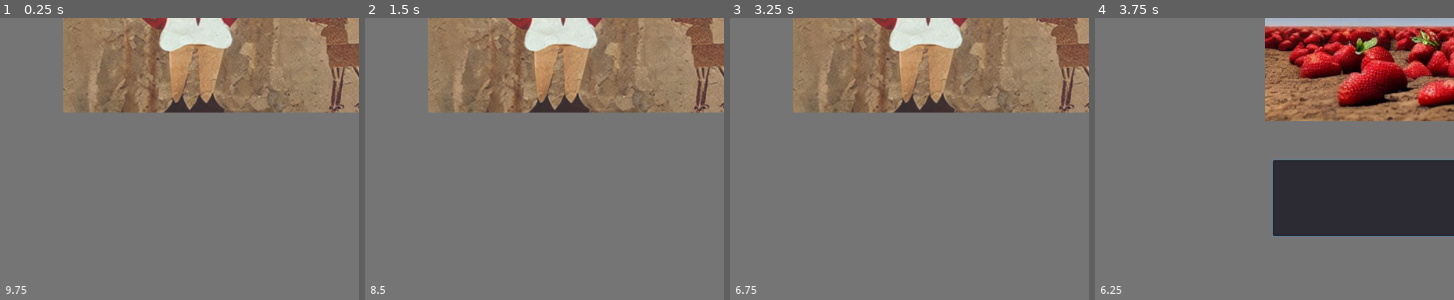
Above: before the commit, frames 1-4 (left to right).
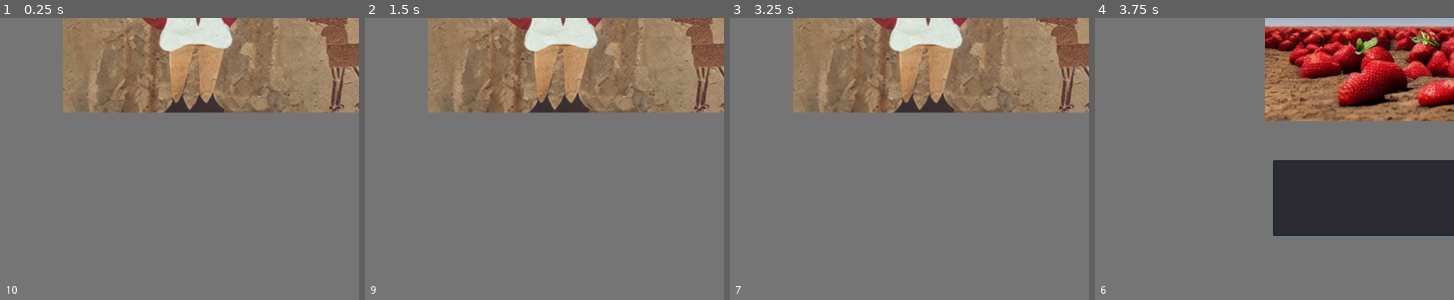
Above: after the commit, the same moments.

Repository: Aidturith/ld51_every_10_seconds
Game: Godot game, scene res://scenes/Game.tscn
Same seed, same stepped clock (60 frames per second), same inputs: the game is played once before the commit and once after it.
Inputs (mouse positions are % of the whole screen's width and height, from its top left):
- Up to frame 1 (0.25 s): no input
- Up to frame 2 (1.5 s): click (47, 82) at 0.52 s; type "12" at 0.6 s; click "Next stage" at 1.25 s
- Up to frame 3 (3.25 s): click "Next stage" at 2 s; click "Next stage" at 2.75 s
- Up to frame 4 (3.75 s): tap Enter (ui_accept) at 3.5 s; move the mouse to (79, 48) at 3.52 s; click (79, 48) at 3.67 s
The pictures show only the part of the screen within x 0-50%, y 50-100%; the shares and areas given below are measured in that part.

The runs differ from the first frame. In frame 1, less than 0.1% of the frame differs, in the area x 1-8%, y 95-98%; in frame 2, less than 0.1%; in frame 3, less than 0.1%; in frame 4, less than 0.1%.

Commit message:
Center window and round timer

Diff:
--- a/src/scenes/TickingClock.tscn
+++ b/src/scenes/TickingClock.tscn
@@ -5,6 +5,10 @@
 [node name="TickingClock" type="Control"]
 anchor_right = 1.0
 anchor_bottom = 1.0
+margin_left = 2.0
+margin_top = 1.0
+margin_right = 2.0
+margin_bottom = 1.0
 script = ExtResource( 1 )
 
 [node name="Label" type="Label" parent="."]
--- a/src/scripts/Game.gd
+++ b/src/scripts/Game.gd
@@ -7,6 +7,7 @@
 func _ready():
 	print("load game")
 	randomize()
+	center_window()
 	self.images = load_images("res://assets/sd")
 	var image_a = pick_image()
 	var image_b = pick_image()
@@ -35,6 +36,11 @@
 	$Scenes/Choosing.enable()
 	$Scenes/Choosing.init(picks)
 	$UI/TickingClock/Timer.start()
+
+func center_window():
+	var screen_size = OS.get_screen_size()
+	var window_size = OS.get_window_size()
+	OS.set_window_position(screen_size*0.5 - window_size*0.5)
 
 func load_images(path: String):
 	var scene = load("res://scenes/ImagePrompt.tscn")
--- a/src/scripts/TickingClock.gd
+++ b/src/scripts/TickingClock.gd
@@ -3,7 +3,8 @@
 signal clock_stop
 
 func _process(delta):
-	$Label.text = String($Timer.time_left)
+	var time = round($Timer.time_left)
+	$Label.text = String(time)
 
 func _on_Timer_timeout():
 	emit_signal("clock_stop")
